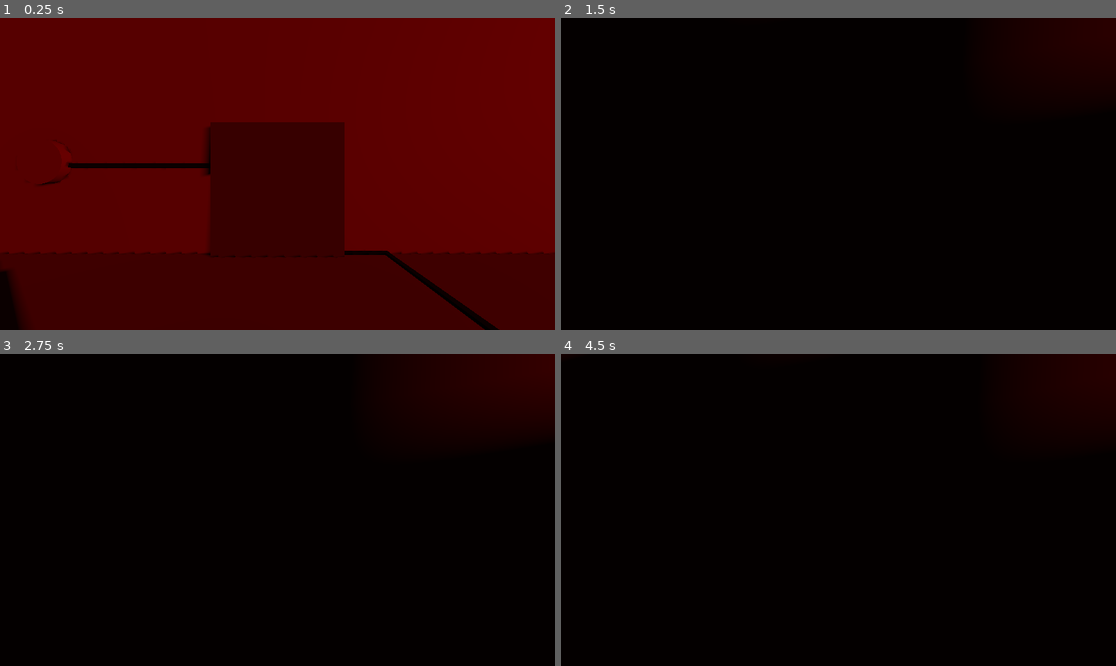
Above: before the commit, frames 1-4 (two rows, left to right).
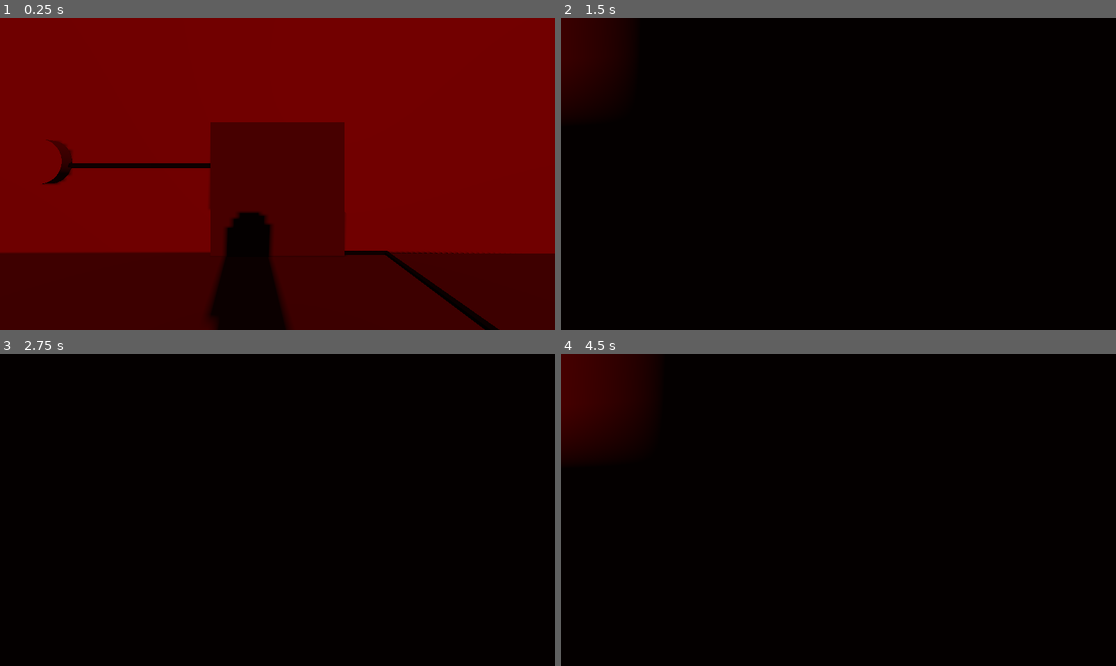
Above: after the commit, the same moments.

Repository: ThreeCoffees/HackYeah2025
Game: Godot game, scene res://test_scenes/gremble_test_scene.tscn
Two runs of this game, one before a commit and one after it. Both use one fixed random seed, a clock stepped at 60 frames per second and the inputs below.
Inputs (mouse positions are in pixels of both pictures, inside the frame that each line leads up to):
- Up to frame 1 (0.25 s): no input
- Up to frame 2 (1.5 s): tap Enter (ui_accept) at 0.5, 0.77 s; move the mouse to (866, 174) at 0.52 s; hold W (move_forward) from 0.53 s (still down); click (866, 174) at 0.67 s; move the mouse to (810, 174) at 1.27 s
- Up to frame 3 (2.75 s): keep holding W (move_forward); tap Enter (ui_accept) at 1.52, 2 s; move the mouse to (288, 503) at 2.02 s
- Up to frame 4 (4.5 s): keep holding W (move_forward); tap Enter (ui_accept) at 2.75, 3.02, 3.5, 3.77, 4.25 s; move the mouse to (832, 516) at 2.77 s; click (832, 516) at 2.92 s; move the mouse to (877, 513) at 3.52 s; move the mouse to (794, 506) at 4.27 s

The runs differ from the first frame. In frame 1, 40% of the frame differs, in the area x 0-100%, y 0-100%; in frame 2, 5.0%; in frame 3, 5.0%; in frame 4, 6.2%.

Commit message:
self closing doors in demo

Diff:
--- a/scripts/movable_wall.gd
+++ b/scripts/movable_wall.gd
@@ -61,4 +61,8 @@
 	is_active = true
 
 func set_inactive() -> void:
-	is_active = true
+	is_active = false
+
+func set_inactive_if_player(body: Node3D) -> void:
+	if body is WalkingCharacter:
+		is_active = false
--- a/test_scenes/gremble_test_scene.tscn
+++ b/test_scenes/gremble_test_scene.tscn
@@ -34,6 +34,9 @@
 volumetric_fog_density = 0.2857
 volumetric_fog_albedo = Color(1, 0.6156863, 0.3529412, 1)
 
+[sub_resource type="BoxShape3D" id="BoxShape3D_fenjg"]
+size = Vector3(16.08, 4.69, 1)
+
 [node name="Scene" type="Node3D"]
 
 [node name="MovableWall" parent="." instance=ExtResource("1_cirfm")]
@@ -147,7 +150,7 @@
 shape = SubResource("BoxShape3D_6eh5t")
 
 [node name="DirectionalLight3D" type="DirectionalLight3D" parent="."]
-transform = Transform3D(0.56978685, -0.1767123, 0.80256784, -0.033027463, 0.9708936, 0.23722287, -0.82112837, -0.1616733, 0.5473664, 0, 6.682555, 9.388758)
+transform = Transform3D(0.9890161, -0.0024653208, 0.14778611, -0.033027444, 0.9708936, 0.23722284, -0.14406952, -0.23949824, 0.9601482, 0, 6.682555, 9.388758)
 light_color = Color(0.97, 0, 0, 1)
 light_energy = 0.47
 shadow_enabled = true
@@ -217,5 +220,13 @@
 spot_range = 17.527
 spot_angle = 31.84
 
+[node name="Area3D2" type="Area3D" parent="."]
+transform = Transform3D(1, 0, 0, 0, 1, 0, 0, 0, 1, 0, 1.912654, -5.1567426)
+
+[node name="CollisionShape3D" type="CollisionShape3D" parent="Area3D2"]
+transform = Transform3D(1, 0, 0, 0, 1, 0, 0, 0, 1, 0, 0, -1.2051005)
+shape = SubResource("BoxShape3D_fenjg")
+
 [connection signal="body_entered" from="Area3D" to="MovableWall" method="toggle_active_if_player"]
 [connection signal="pressed" from="Button" to="MovableWall" method="toggle_active"]
+[connection signal="body_entered" from="Area3D2" to="MovableWall" method="set_inactive_if_player"]
Not shown: 1 places in test_scenes/gremble_test_scene.tscn that only renumber resources
